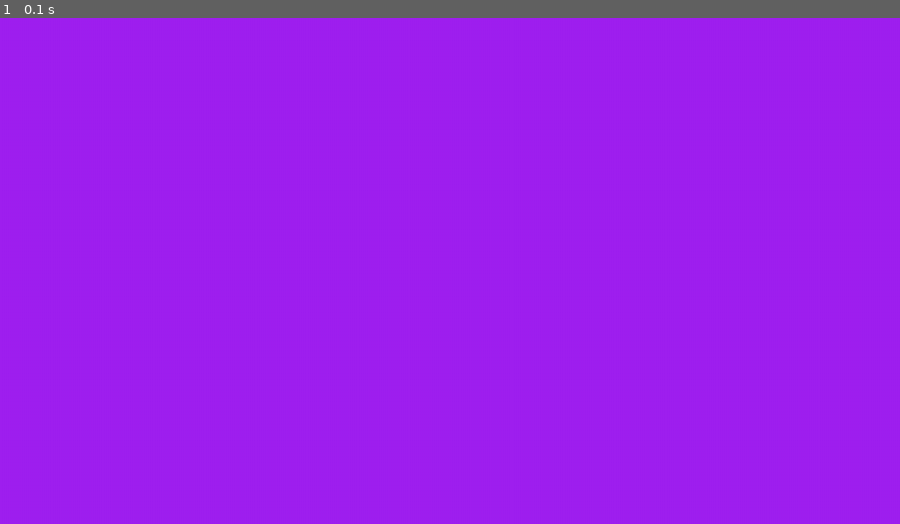
Above: before the commit, frame 1.
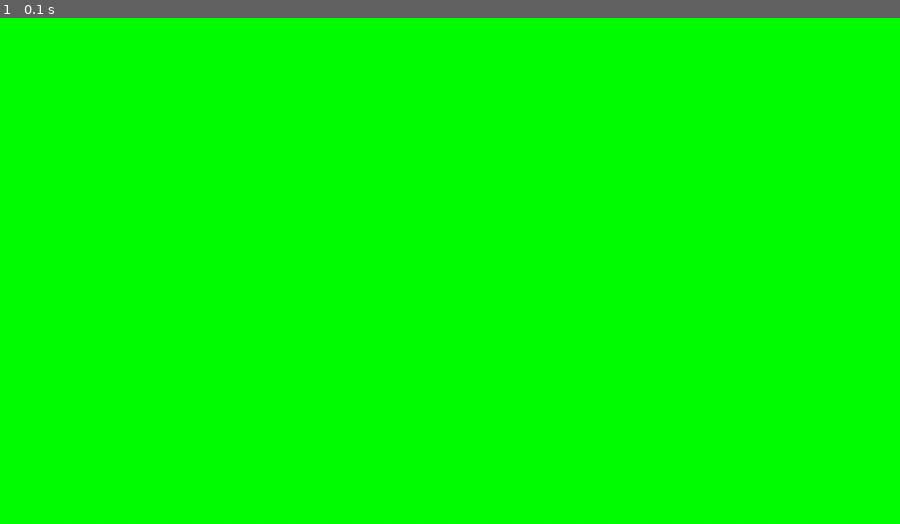
Above: after the commit, the same moment.

Repository: SandorMore/WordleQuant
Game: pygame game, started from main.py
Same seed, same stepped clock (60 frames per second), same inputs: the game is played once before the commit and once after it.
Inputs:
- Up to frame 1 (0.1 s): no input

The runs differ from the first frame. In frame 1, 100% of the frame differs, in the area x 0-100%, y 0-100%.

Commit message:
added frequency tiers

Diff:
--- a/main.py
+++ b/main.py
@@ -1,7 +1,7 @@
 import pygame as pg
 from utilities.model import Word
 from utilities.pygameutil import Reader
-
+from utilities.model import wordFrequency
 reader = Reader("assets/words.txt")
 word = Word(5)
 
@@ -10,7 +10,7 @@
     screen = pg.display.set_mode((1280, 720))
     clock = pg.time.Clock()
     while True:
-       screen.fill(color = "purple")
+       screen.fill(color = "green")
 
        for event in pg.event.get():
           if event.type == pg.QUIT:
@@ -23,4 +23,6 @@
 
 if __name__ == "__main__":
     reader.printAllWords()
+    reader.addFreq(wordFrequency)
+
     main()
--- a/utilities/model.py
+++ b/utilities/model.py
@@ -1,3 +1,6 @@
+
+wordFrequency : dict = {}
+
 class Word:
     length:int
     word:str
--- a/utilities/pygameutil.py
+++ b/utilities/pygameutil.py
@@ -1,5 +1,4 @@
 class Reader:
-
     wordList : list = []
 
     def __init__(self, file:str):
@@ -10,3 +9,7 @@
         print("The words are")
         for i in self.wordList:
             print(i)
+
+    def addFreq(self, dict:dict):
+        for i in self.wordList:
+            dict[i] = 1.0
